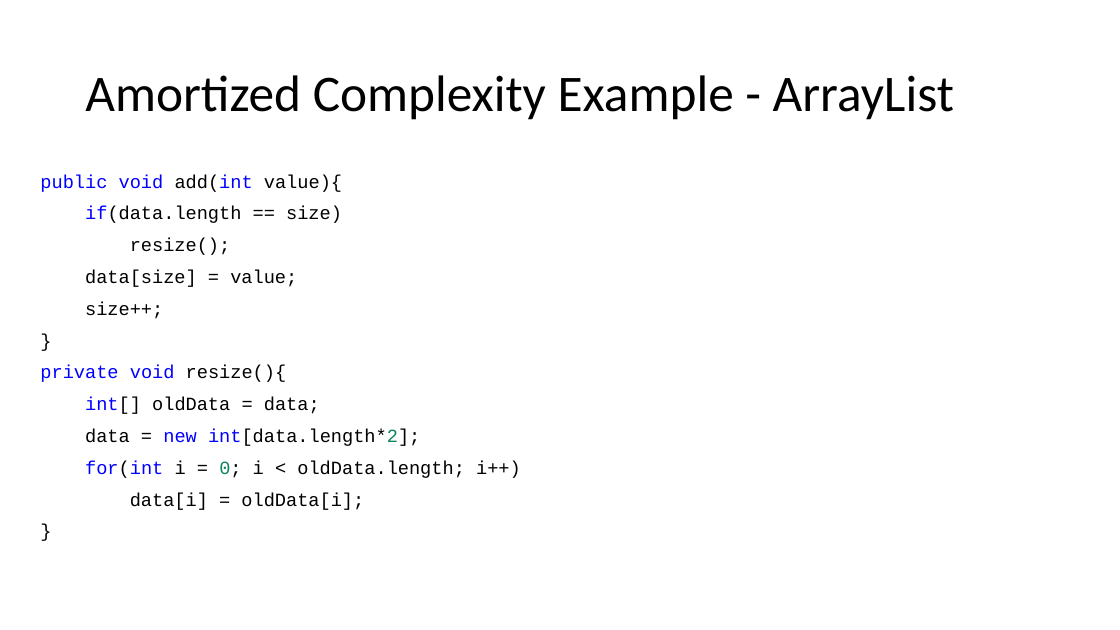
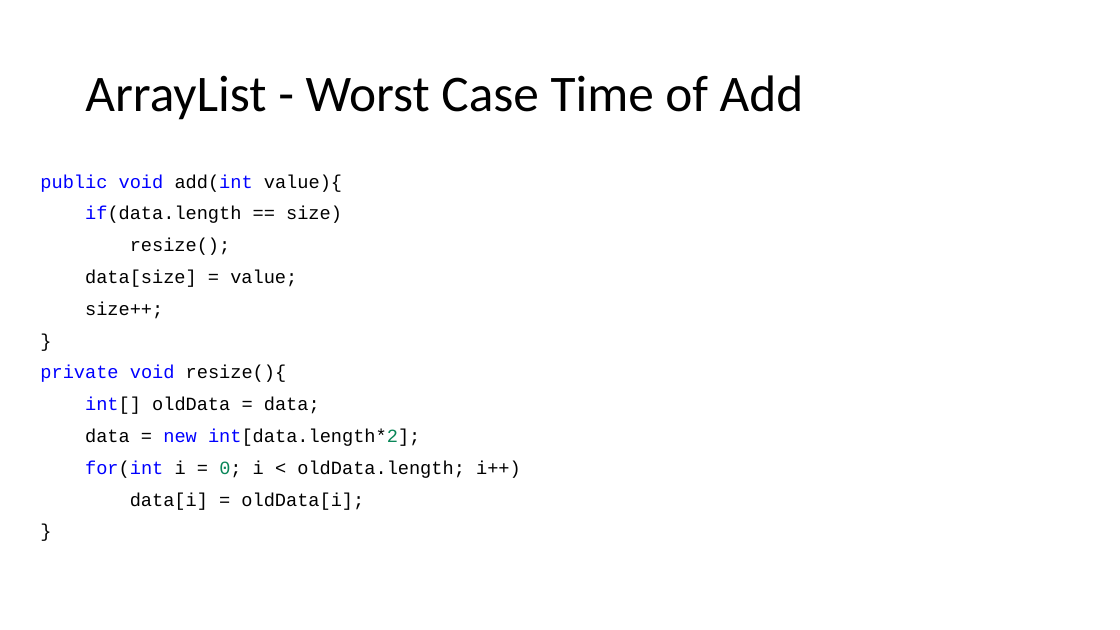
Before and after one commit to natebrunelle/cse332, a slide deck: slide 31 of demo_site/files/slides/lecture2_analysis1_inkb.pptx (slide 29 before the commit). Drawn at 1120x630 pixels with LibreOffice and Linux fonts; fonts in the diff are those of the drawing; grey boxes stand for pictures. Boxes give left, top, right and bottom in pixels: in the first picture for what was removed or moved away, otherwise in the second. Text is boxed around its words. In the diff, an @@ line names an element or a change of style, - is before the commit and + after.

```diff
--- a/demo_site/files/slides/lecture2_analysis1_inkb.pptx
+++ b/demo_site/files/slides/lecture2_analysis1_inkb.pptx
@@ title at (85, 75, 804, 120): text changed @@
-Amortized Complexity Example - ArrayList
+ArrayList - Worst Case Time of Add
```
Also in this commit, not shown: 13 other slides changed, 2 slides added, 5 other files.
